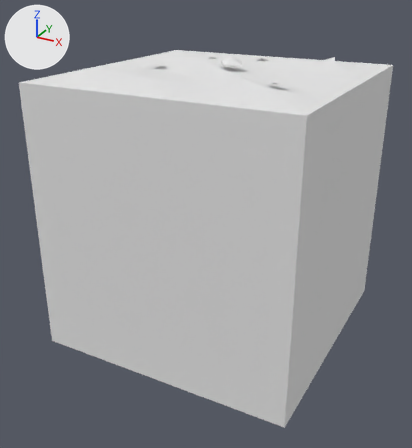
Before and after pictures for a commit that changed the FBX model Assets/Tiles/Blend/Blend Sand Grass 2.fbx.
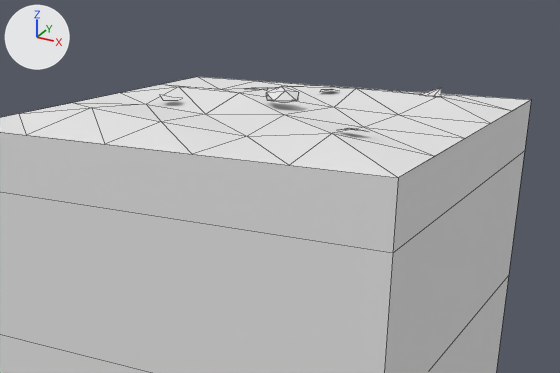
Each version appears first whole from a camera (50 mm lens) standing at (1.94, -3.77, 1.71) and looking at (-0.04, -0.17, -0.09), and next in a close-up on the part from 12% to 100% of the width and 0% to 54% of the height. Arrows for +X, +Y and +Z are at upper left; the lights stay in place. The last two pictures show the newer version. The close-ups show mesh edges as thin lines. Where no turn or scale is listed for an object, it has been applied to the vertices. Vertices at exactly the same position are counted once.

Script lines for the objects in view, before the commit:
```python
me_blend_sand_grass_2 = bpy.data.meshes.new('Blend Sand Grass 2')
me_blend_sand_grass_2.from_pydata(...)  # 87 vertices, 94 faces; spans x -1.0..1.0, y -1.0..1.0, z -1.0..1.17
me_blend_sand_grass_2.materials.append(mat_tileworld_tiles)  # its picture is missing
ob_blend_sand_grass_2 = bpy.data.objects.new('Blend Sand Grass 2', me_blend_sand_grass_2)
ob_blend_sand_grass_2.location = (0.0, 0.0, 0.0)
```
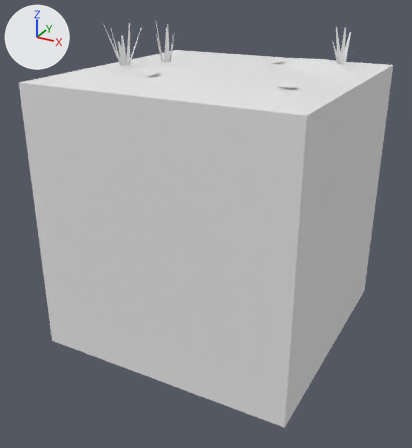
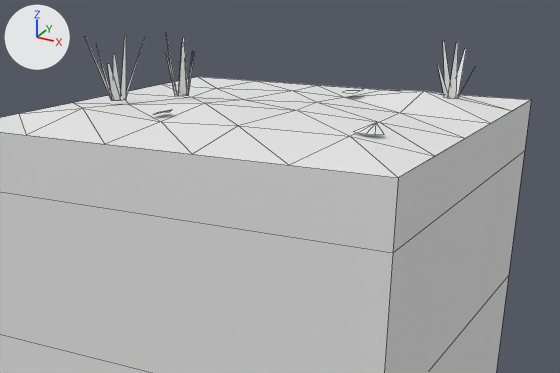
What changed in the scene script:
```text
Change me_blend_sand_grass_2:
    used by ob_blend_sand_grass_2; location = (0.0, 0.0, 0.0)
    remove me_blend_sand_grass_2.from_pydata(...)  # 87 vertices, 94 faces; spans x -1.0..1.0, y -1.0..1.0, z -1.0..1.17
    add me_blend_sand_grass_2.from_pydata(...)  # 133 vertices, 89 faces; spans x -1.0..1.0, y -1.0..1.0, z -1.0..1.39
    me_blend_sand_grass_2 part 1: the loose piece of 6 vertices spanning x 0.51..0.65, y 0.59..0.71, z 1.09..1.12 is turned 19.1 degrees about the z axis through its middle and scaled by 0.91, then moved by (0.1, -1.12, 0.0)
    me_blend_sand_grass_2 part 2: the loose piece of 5 vertices spanning x -0.32..-0.19, y 0.31..0.43, z 1.09..1.11 is turned 90.2 degrees about the z axis through its middle and scaled by 0.871, then moved by (0.47, 0.16, 0.0)
    me_blend_sand_grass_2 part 3: the loose piece of 12 vertices spanning x -0.02..0.17, y -0.1..0.06, z 1.1..1.17 is deleted
    me_blend_sand_grass_2 part 4
    8 vertices are removed from x -0.53..0.14, y -0.17..0.56, z 1.09..1.11
    2 faces are deleted
    18 vertices move from x -0.65..0.64, y -0.65..0.65, z 1.05..1.11 to x -0.64..0.64, y -0.58..0.7, z 1.05..1.34
    66 vertices are added at x -0.83..0.8, y -0.36..0.72, z 1.09..1.39
    17 new faces join them
    other edits to the shape of me_blend_sand_grass_2 do not show in these pictures
```

Where the change shows, as pixel boxes [x1, y1, x2, y2] in the close-ups (560 x 373 px; the box of a moved part takes in the faces that stretch with it):
'Blend Sand Grass 2', reshaped: before [0, 77, 531, 373]; after [0, 32, 531, 373]
part 1 of me_blend_sand_grass_2, moved or reshaped: before [420, 88, 441, 96]; after [354, 123, 384, 135]
part 2 of me_blend_sand_grass_2, moved or reshaped: before [249, 88, 264, 90]; after [344, 89, 363, 93]
part 3 of me_blend_sand_grass_2, deleted: before [266, 86, 299, 103]
part 4 of me_blend_sand_grass_2, reshaped: before [27, 77, 333, 144]; after [27, 32, 466, 144]
